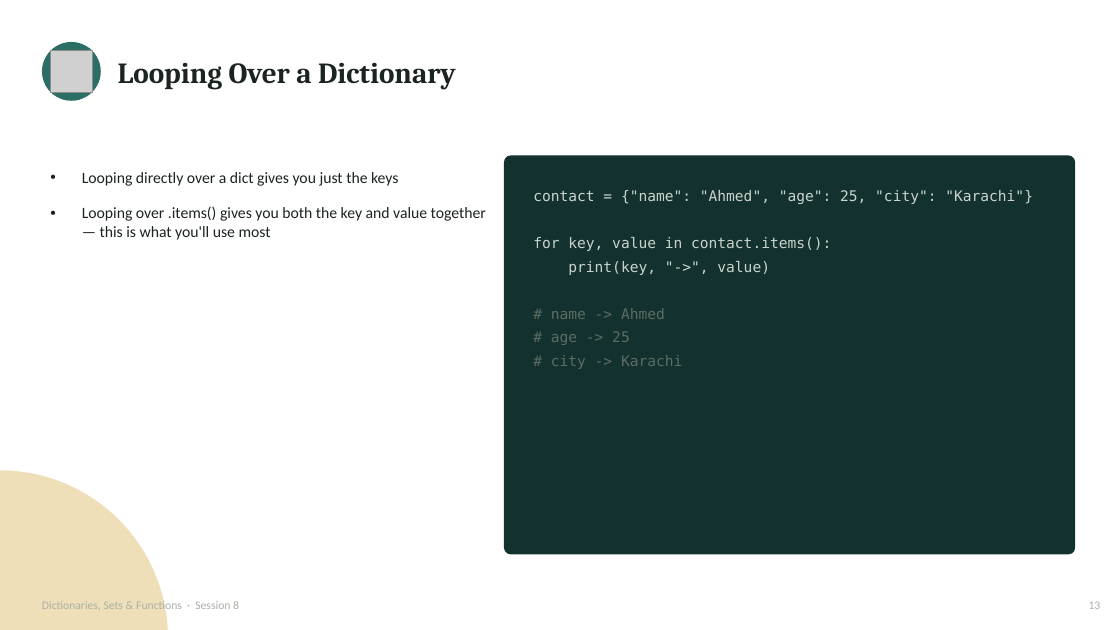
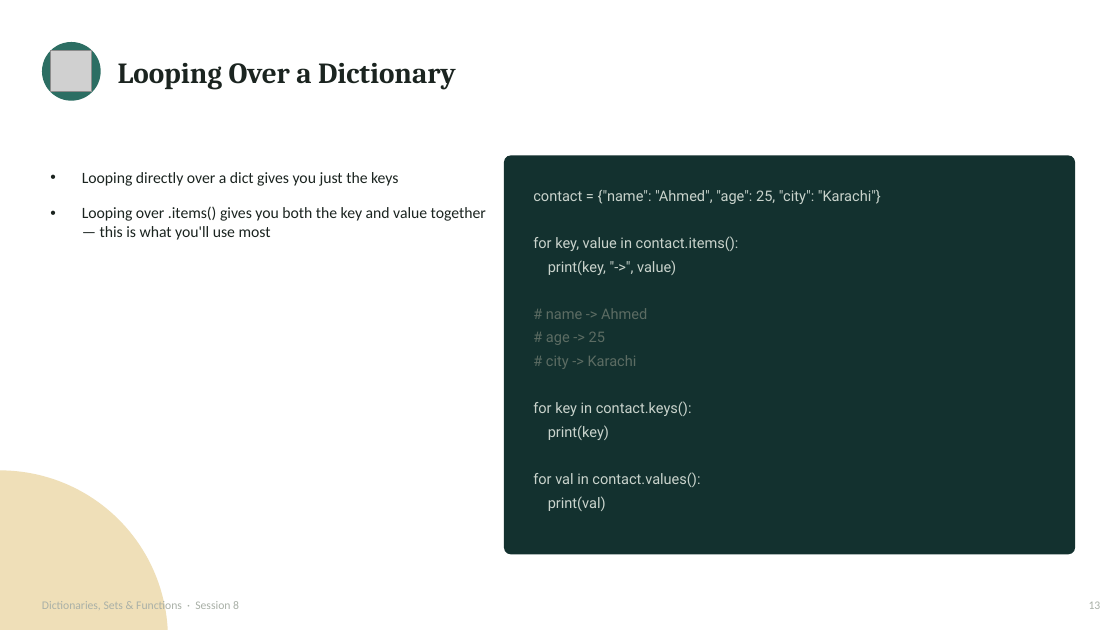
Before and after one commit to waseem-development/ai-ml-course, a slide deck: slide 13 of slides/1_python_slides/7_dicts_sets_functions.pptx. Drawn at 1120x630 pixels with LibreOffice and Linux fonts; fonts in the diff are those of the drawing; grey boxes stand for pictures. Boxes give left, top, right and bottom in pixels: in the first picture for what was removed or moved away, otherwise in the second. Text is boxed around its words. In the diff, an @@ line names an element or a change of style, - is before the commit and + after.

```diff
--- a/slides/1_python_slides/7_dicts_sets_functions.pptx
+++ b/slides/1_python_slides/7_dicts_sets_functions.pptx
@@ text at bbox=[533, 190, 881, 369]: font DejaVu Sans Mono to Roboto in "contact = {"name": "Ahmed", "age": 25, "city": ...", "for key, value in contact.items():", "print(key, "->", value)", "# name -> Ahmed" and 2 more places @@
@@ text at bbox=[533, 401, 700, 511]: paragraphs added @@
+for key in contact.keys():
+print(key)
+for val in contact.values():
+print(val)
```
Also in this commit, not shown: 33 other slides changed.
